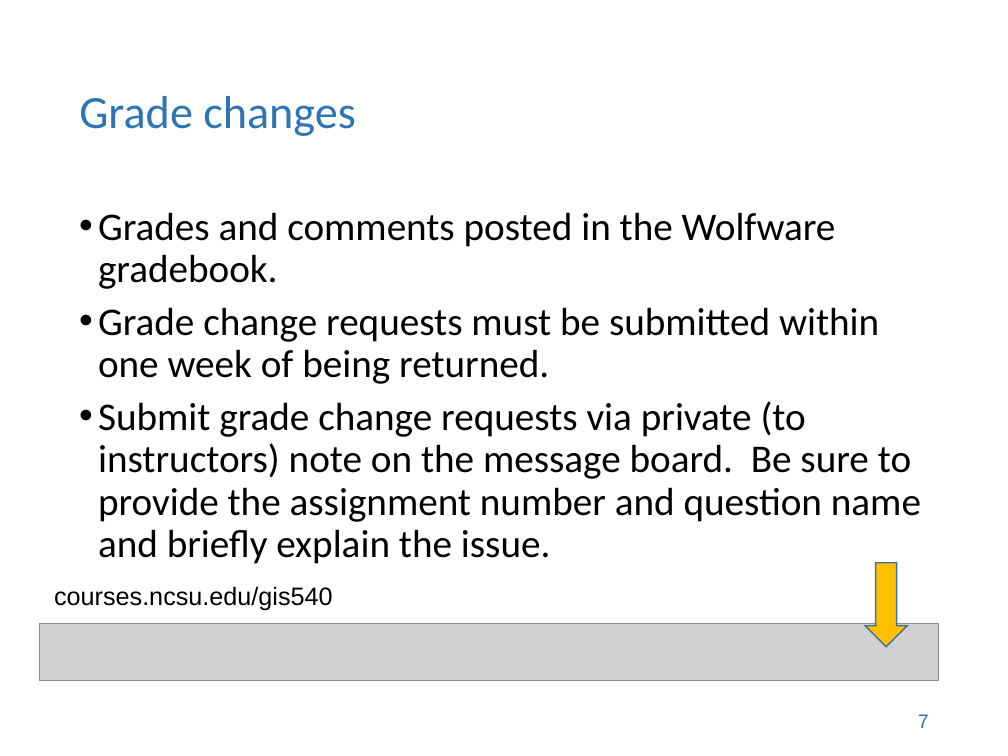
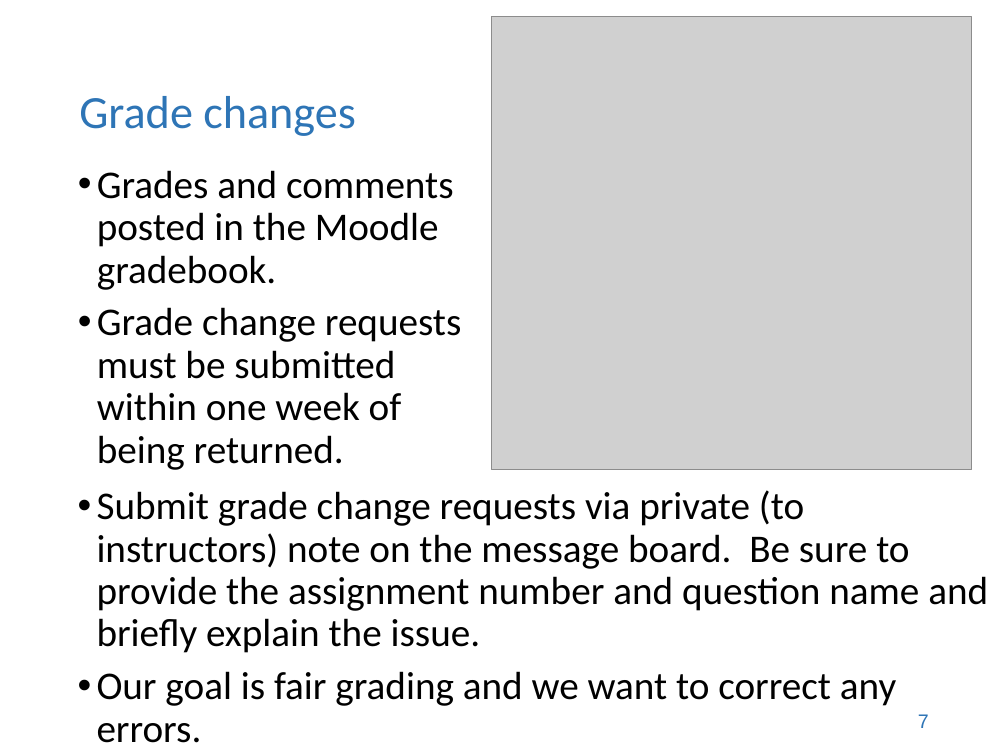
Before and after one commit to lgtateos/gis540, a slide deck: slide 7 of slides/intro_to_GIS540.ppt. Drawn at 1008x756 pixels with LibreOffice and Linux fonts; fonts in the diff are those of the drawing; grey boxes stand for pictures. Boxes give left, top, right and bottom in pixels: in the first picture for what was removed or moved away, otherwise in the second. Text is boxed around its words. In the diff, an @@ line names an element or a change of style, - is before the commit and + after.

```diff
--- a/slides/intro_to_GIS540.ppt
+++ b/slides/intro_to_GIS540.ppt
@@ picture resized from (x1=40, y1=624, x2=939, y2=681) to (x1=492, y1=17, x2=972, y2=470) @@
@@ text "Grades and comments posted in ..." moved from (x1=98, y1=212, x2=921, y2=564) to (x1=97, y1=170, x2=461, y2=470) @@
@@ text at (x1=97, y1=170, x2=453, y2=290): text changed @@
-• Grades and comments posted in the Wolfware gradebook.
+• Grades and comments posted in the Moodle gradebook.
@@ text at (x1=98, y1=401, x2=921, y2=564): paragraph removed @@
-• Submit grade change requests via private (to instructors) note on the message board. Be sure to provide the assignment number and question name and briefly explain the issue.
@@ text added at (x1=97, y1=490, x2=988, y2=743), 28 pt, text #000000 @@
+• Submit grade change requests via private (to instructors) note on the message board. Be sure to provide the assignment number and question name and briefly explain the issue.
+• Our goal is fair grading and we want to correct any errors.
@@ down arrow removed at (x1=865, y1=562, x2=907, y2=646) @@
@@ text removed at (x1=54, y1=586, x2=333, y2=611) @@
-courses.ncsu.edu/gis540
```
Also in this commit, not shown: 9 other slides changed, 1 other file.
